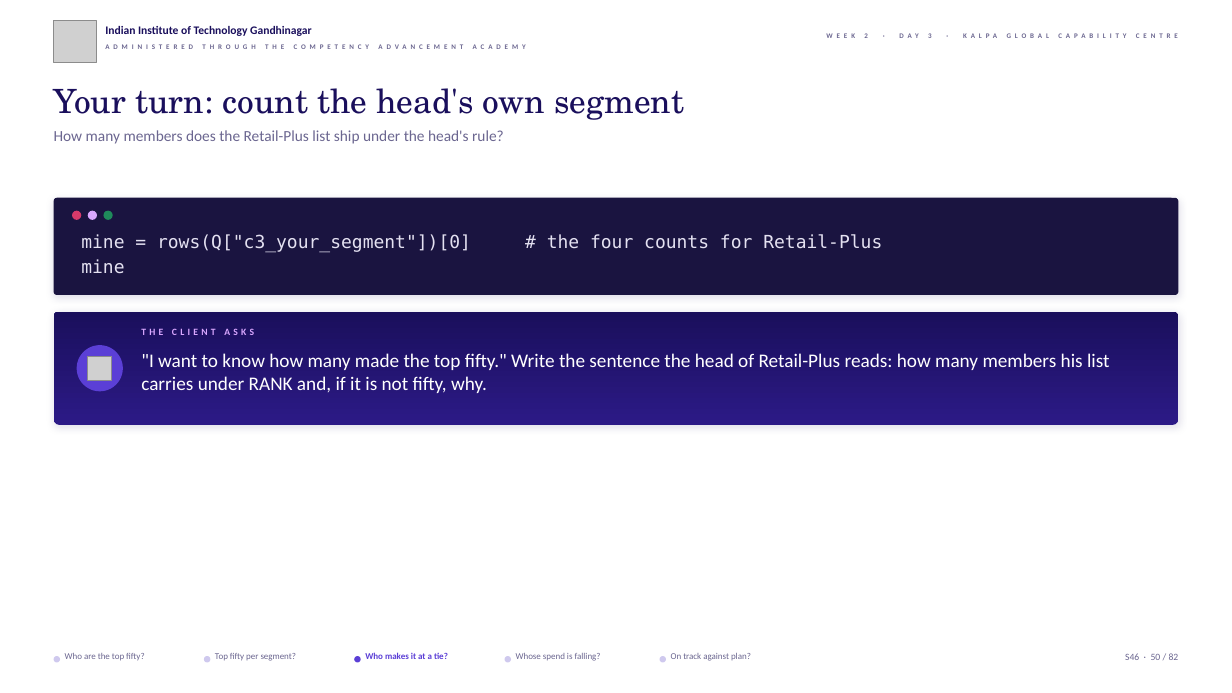
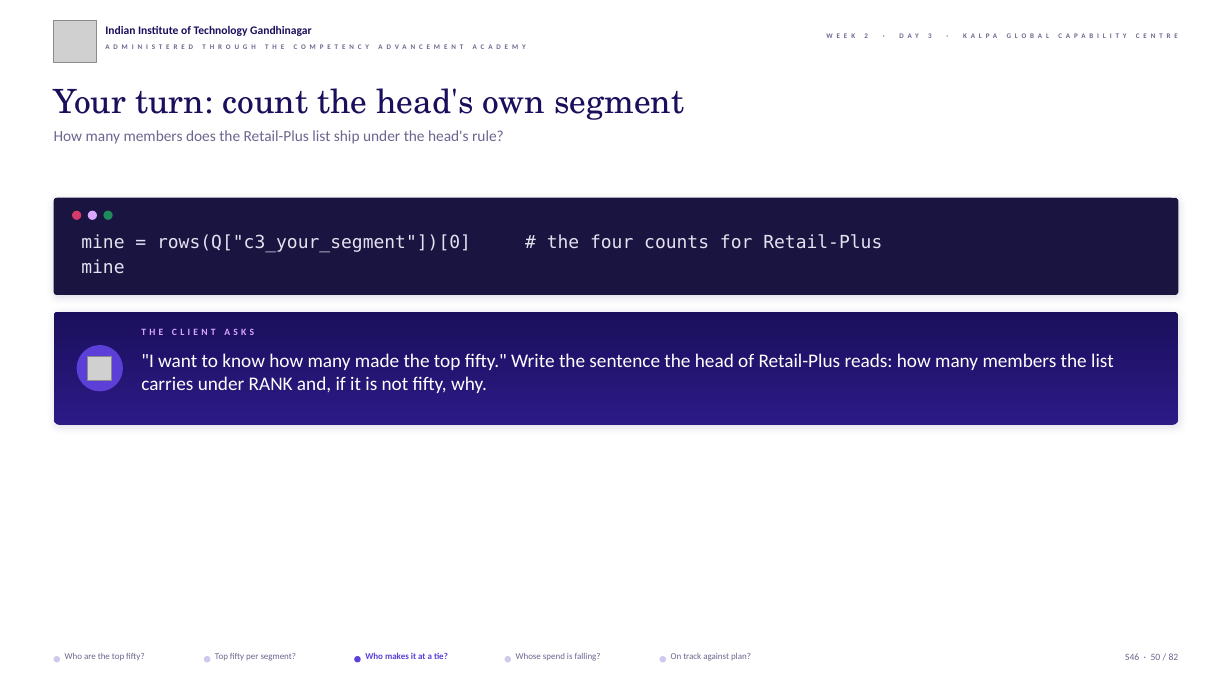
Before and after one commit to fde-academy-lab/c2-content-factory, a slide deck: slide 50 of content/W02/D3/slides/C2_W02_D03_half1_STUDENT.pptx. Drawn at 1232x693 pixels with LibreOffice and Linux fonts; fonts in the diff are those of the drawing; grey boxes stand for pictures; background and template pictures are left out. Boxes give left, top, right and bottom in pixels: in the first picture for what was removed or moved away, otherwise in the second. Text is boxed around its words. In the diff, an @@ line names an element or a change of style, - is before the commit and + after.

```diff
--- a/content/W02/D3/slides/C2_W02_D03_half1_STUDENT.pptx
+++ b/content/W02/D3/slides/C2_W02_D03_half1_STUDENT.pptx
@@ text at (x1=141, y1=353, x2=1114, y2=393): text changed @@
-"I want to know how many made the top fifty." Write the sentence the head of Retail-Plus reads: how many members his list carries under RANK and, if it is not fifty, why.
+"I want to know how many made the top fifty." Write the sentence the head of Retail-Plus reads: how many members the list carries under RANK and, if it is not fifty, why.
```
Also in this commit, not shown: 26 other slides changed, 23 other files.
